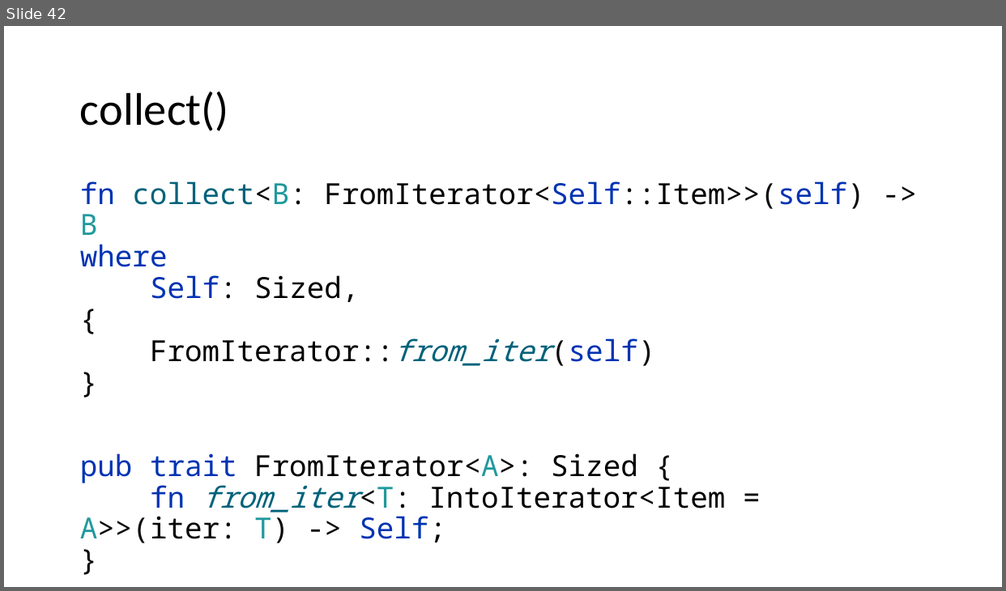
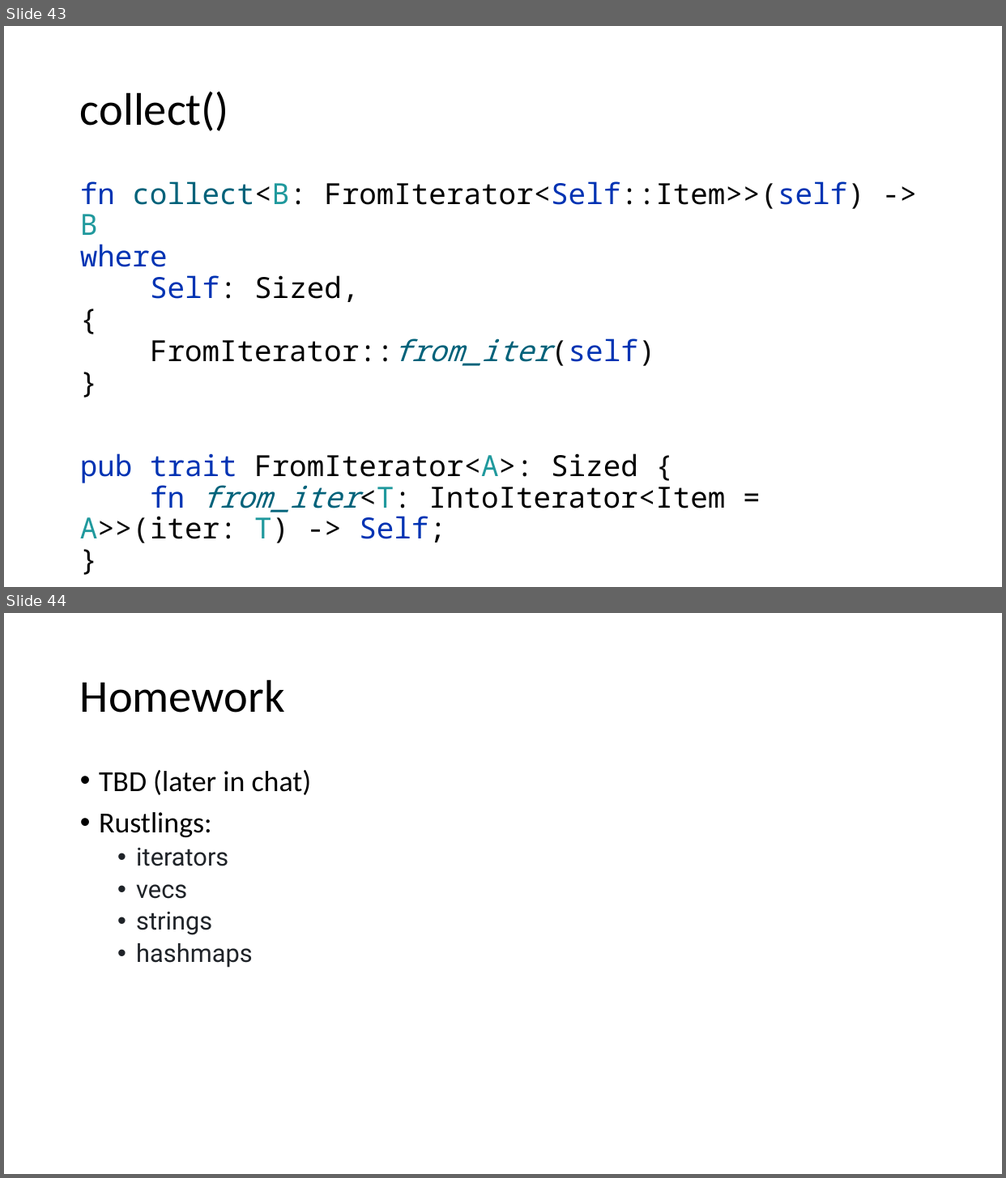
Before and after one commit to kugushev/course-rust-basics, a slide deck: src/09-Collections/09-Collections.pptx. Shown one above the other, each under a label of ours: slide 42 before the commit, slides 43 and 44 after it. The pictures are 1006x591 and 1006x1178 pixels, drawn with LibreOffice and Linux fonts; fonts in the diff are those of the drawing. Boxes give left, top, right and bottom in pixels: in the first picture for what was removed or moved away, otherwise in the second. Text is boxed around its words. In the diff, an @@ line names an element or a change of style, - is before the commit and + after.

```diff
--- a/src/09-Collections/09-Collections.pptx
+++ b/src/09-Collections/09-Collections.pptx
@@ slide 44 added at bbox=[4, 613, 1002, 1174], background #FFFFFF @@
@@ title added at bbox=[80, 679, 285, 713], 44 pt, text #000000 @@
+Homework
@@ text added at bbox=[99, 770, 312, 968], 24 pt, text #1F2328 @@
+• TBD (later in chat)
+• Rustlings:
+  • iterators
+  • vecs
+  • strings
+  • hashmaps
@@ what was slide 42 is now slide 43 @@
```
Also in this commit, not shown: 2 slides changed, 1 other slide added, 1 slide removed, 2 other files.
